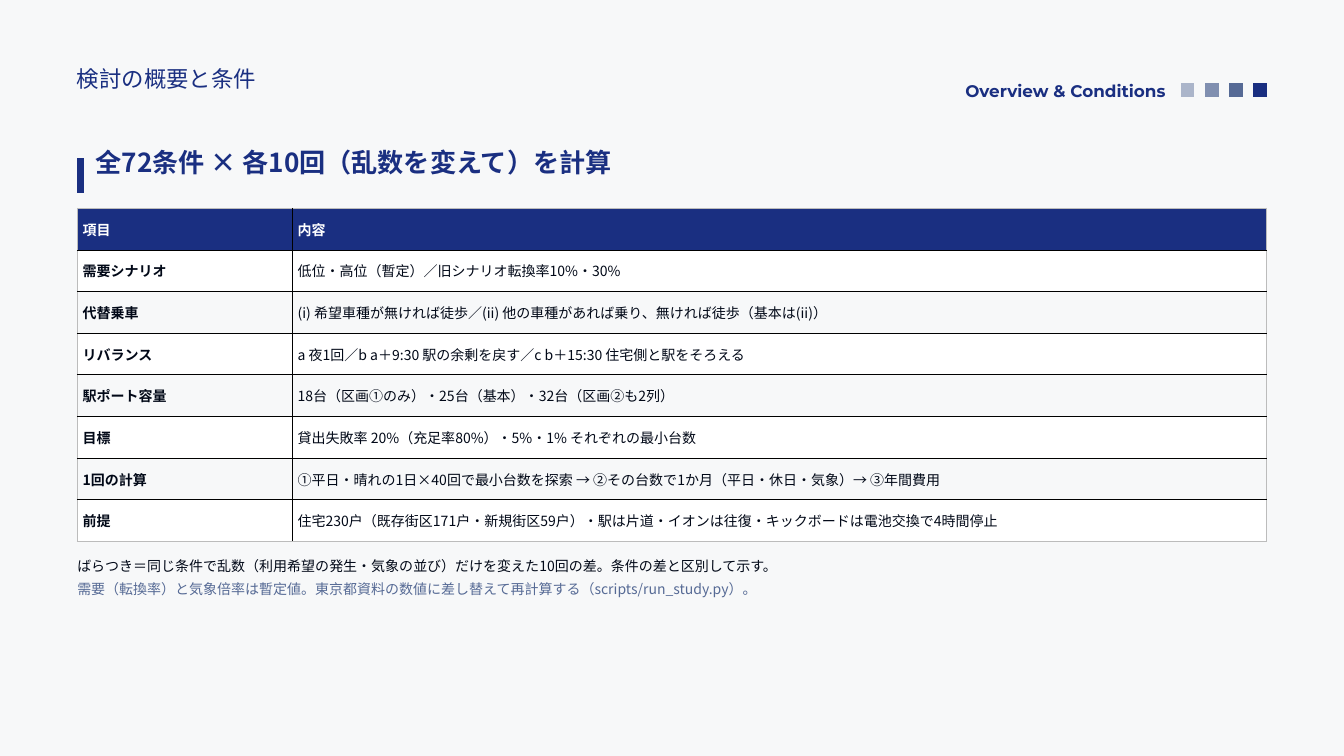
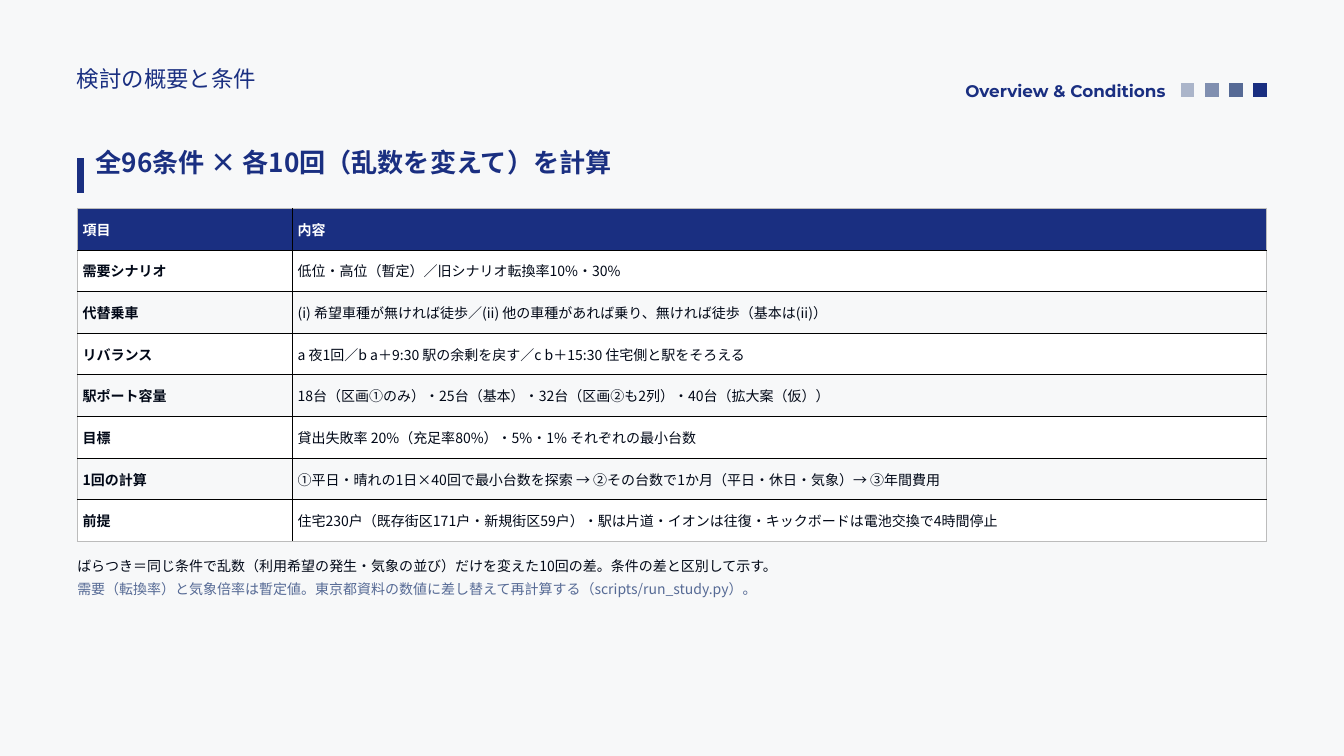
Before and after one commit to saigaeno-cmd/mikuri_sim, a slide deck: slide 5 of data/output/study/報告_モビリティシェア検討.pptx. Drawn at 1344x756 pixels with LibreOffice and Linux fonts; fonts in the diff are those of the drawing. Boxes give left, top, right and bottom in pixels: in the first picture for what was removed or moved away, otherwise in the second. Text is boxed around its words. In the diff, an @@ line names an element or a change of style, - is before the commit and + after.

```diff
--- a/data/output/study/報告_モビリティシェア検討.pptx
+++ b/data/output/study/報告_モビリティシェア検討.pptx
@@ text at box(96, 149, 612, 175): text changed @@
-全72条件 × 各10回（乱数を変えて）を計算
+全96条件 × 各10回（乱数を変えて）を計算
@@ table at box(77, 208, 1267, 542) @@
-row 5, column 2: 18台（区画①のみ）・25台（基本）・32台（区画②も2列）
+row 5, column 2: 18台（区画①のみ）・25台（基本）・32台（区画②も2列）・40台（拡大案（仮））
```
Also in this commit, not shown: 21 other slides changed, 2 slides added, 7 other files.
